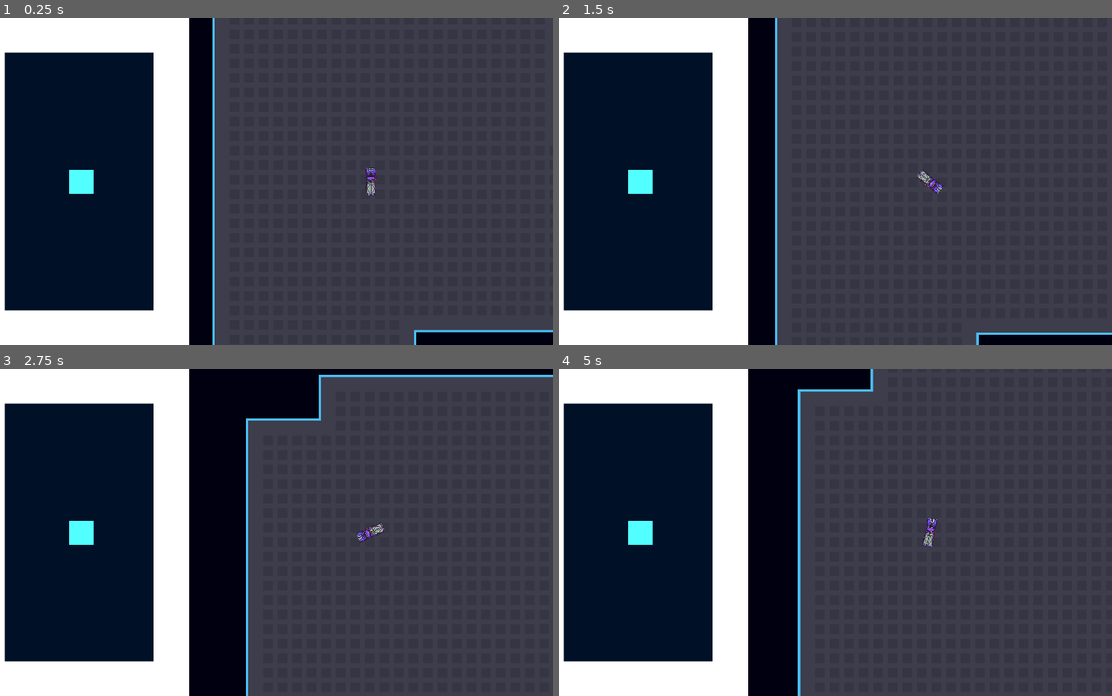
Above: before the commit, frames 1-4 (two rows, left to right).
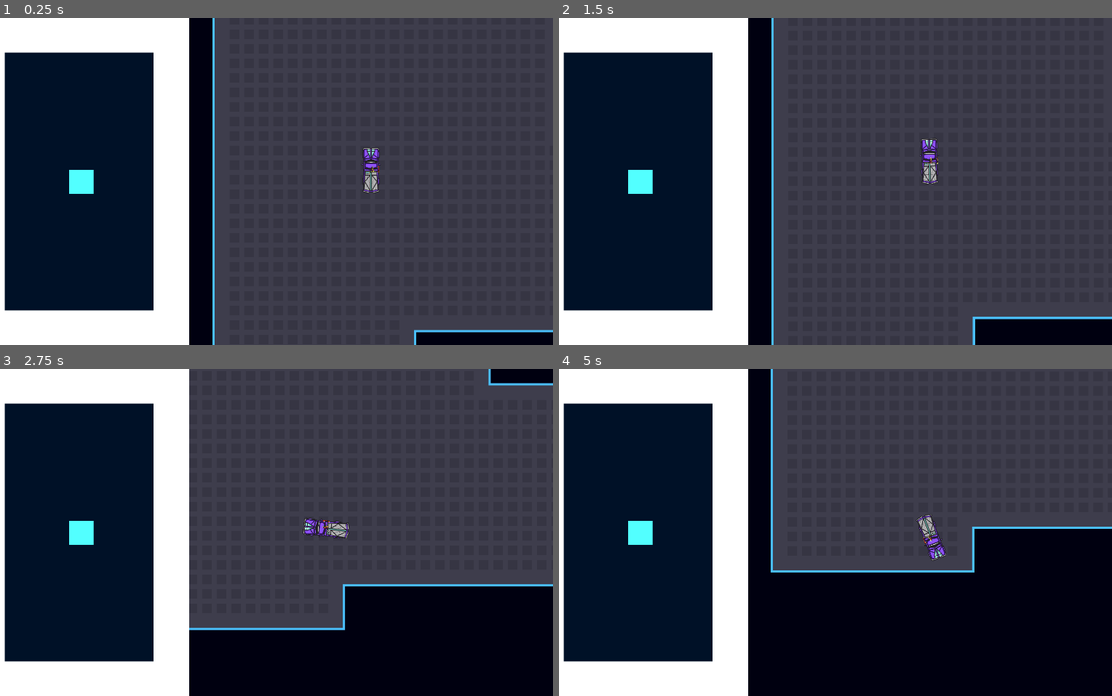
Above: after the commit, the same moments.

Repository: Pilleow/GJGH2025
Game: Godot game, scene res://assets/scenes/levels/level_2.tscn
The game is run twice, just before and just after one commit, with the same random seed, the same clock (stepped at 60 frames per second) and the same inputs.
Inputs:
- Up to frame 1 (0.25 s): no input
- Up to frame 2 (1.5 s): tap Enter at 0.5 s; hold D (right) 0.53-1.28 s; hold S (down) from 1.28 s (still down)
- Up to frame 3 (2.75 s): release S (down) at 2.03 s; hold D (right) from 2.03 s (still down)
- Up to frame 4 (5 s): release D (right) at 2.78 s; hold W (up) 2.78-3.53 s; hold A (left) from 3.53 s (still down)

The runs differ from the first frame. In frame 1, 0.4% of the frame differs, in the area x 65-69%, y 39-55%; in frame 2, 2.9%; in frame 3, 29%; in frame 4, 30%, in the area x 38-100%, y 0-100%.

Commit message:
updated player to smooth camera and turning

Diff:
--- a/gjgh2025_dzinsy_jakigorsewa/assets/scenes/prefabs/player.gd
+++ b/gjgh2025_dzinsy_jakigorsewa/assets/scenes/prefabs/player.gd
@@ -15,11 +15,12 @@
 
 @onready var carCollider: CollisionShape2D = $CarCollision
 @onready var carSprite: Sprite2D = $CarSprite
+@onready var camera: Camera2D = $Camera2D
 
 func _steer_set(sang: float):
 	if sang < steering_angle_limit[0] or sang > steering_angle_limit[1]:
 		return false
-	steering_angle = sang / 20
+	steering_angle = move_toward(steering_angle, sang / 20, 0.005)
 	return true
 
 func _accel_set(acc: float):
@@ -35,7 +36,7 @@
 	if abs(car_speed) > car_max_speed:
 		car_speed = car_max_speed * sign(car_speed)
 	car_speed *= 1 - car_ground_friction
-	car_angle += steering_angle
+	car_angle += steering_angle * car_speed / car_max_speed
 	velocity = Vector2(car_speed * sin(car_angle), car_speed * cos(car_angle))
 
 	var lslidecol = get_last_slide_collision()
@@ -50,10 +51,15 @@
 	var acceleration = Input.get_axis("up", "down") * car_max_accel
 	_accel_set(acceleration)
 	var rotation = Input.get_axis("left", "right")
-	_steer_set(rotation * -1)
+	_steer_set(rotation)
+
+func _update_camera_ahead_of_car():
+	var mod = -velocity * abs(car_speed) / car_max_speed * 0.7
+	camera.global_position = global_position - Vector2(478.8, 0) - mod
 
 func _physics_process(delta):
 	carCollider.rotation = -car_angle
 	carSprite.rotation = -car_angle
 	_take_input()
 	_move(delta)
+	_update_camera_ahead_of_car()
--- a/gjgh2025_dzinsy_jakigorsewa/assets/scenes/prefabs/player.tscn
+++ b/gjgh2025_dzinsy_jakigorsewa/assets/scenes/prefabs/player.tscn
@@ -21,19 +21,20 @@
 script = ExtResource("1_y71k4")
 
 [node name="CarCollision" type="CollisionShape2D" parent="."]
-position = Vector2(1, -3)
+position = Vector2(1, -32)
 shape = SubResource("RectangleShape2D_2h14n")
 
 [node name="CarSprite" type="Sprite2D" parent="."]
-scale = Vector2(0.5, 0.5)
+scale = Vector2(0.8, 0.8)
 texture = ExtResource("1_vsbl2")
+offset = Vector2(0, -60)
 
 [node name="Background" type="ColorRect" parent="."]
 z_index = -6
-offset_left = -1540.0
-offset_top = -871.0
-offset_right = 1276.0
-offset_bottom = 843.0
+offset_left = -3737.0
+offset_top = -2363.0
+offset_right = 2829.0
+offset_bottom = 2335.0
 color = Color(0, 4.51226e-09, 0.063704, 1)
 
 [node name="Camera2D" type="Camera2D" parent="."]
Not shown: 1 places in gjgh2025_dzinsy_jakigorsewa/assets/scenes/levels/level_2.tscn that only renumber resources
